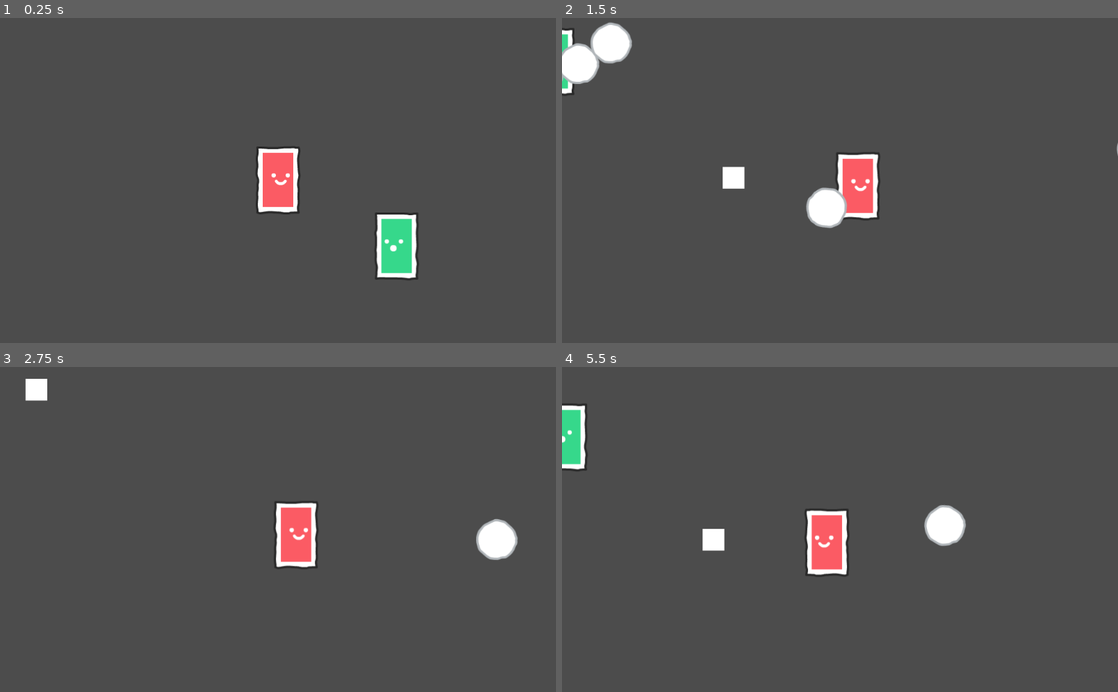
Above: before the commit, frames 1-4 (two rows, left to right).
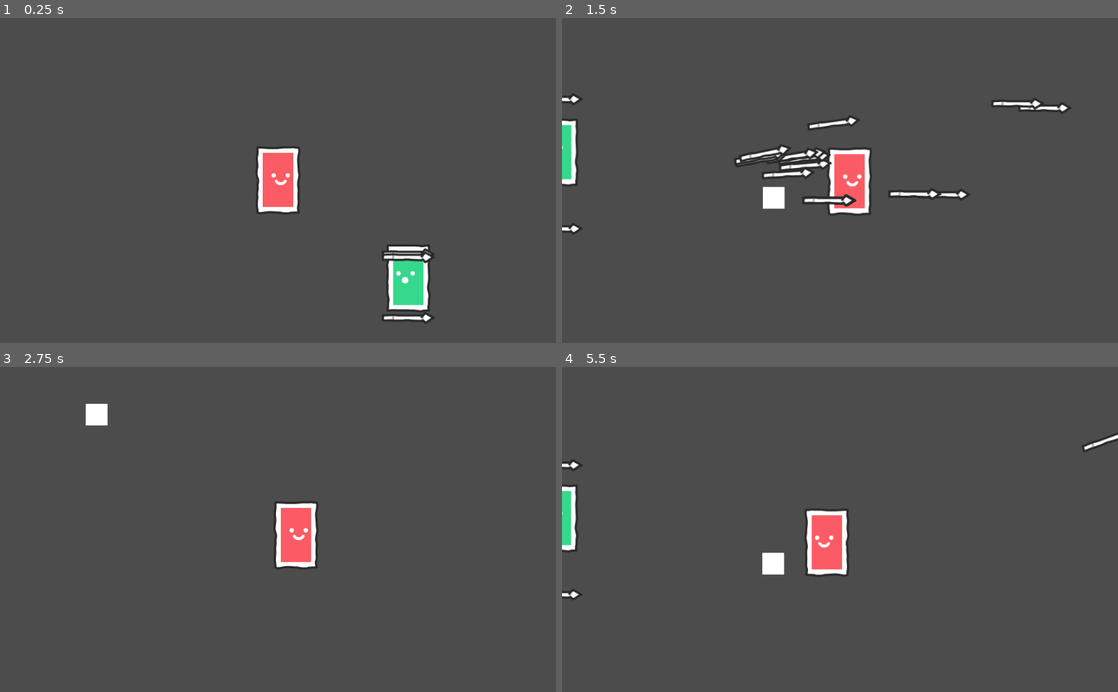
Above: after the commit, the same moments.

Repository: marcelo-souzaf/GTMK-Platypus
Game: Godot game, scene res://Game.tscn
Same seed, same stepped clock (60 frames per second), same inputs: the game is played once before the commit and once after it.
Inputs (mouse positions are in pixels of both pictures, inside the frame that each line leads up to):
- Up to frame 1 (0.25 s): no input
- Up to frame 2 (1.5 s): move the mouse to (962, 164) at 0.52 s; hold D (move_right) 0.53-1.28 s; click (962, 164) at 0.6 s; move the mouse to (728, 196) at 1.27 s; hold S (move_down) from 1.28 s (still down); click (728, 196) at 1.35 s
- Up to frame 3 (2.75 s): move the mouse to (333, 458) at 2.02 s; release S (move_down) at 2.03 s; hold D (move_right) from 2.03 s (still down); click (333, 458) at 2.1 s
- Up to frame 4 (5.5 s): move the mouse to (812, 594) at 2.77 s; release D (move_right) at 2.78 s; hold W (move_up) 2.78-3.53 s; click (812, 594) at 2.85 s; move the mouse to (1006, 578) at 3.52 s; hold A (move_left) 3.53-5.03 s; click (1006, 578) at 3.6 s; move the mouse to (673, 480) at 4.27 s; click (673, 480) at 4.35 s; move the mouse to (867, 529) at 5.02 s; hold S (move_down) from 5.03 s (still down); click (867, 529) at 5.1 s

The runs differ from the first frame. In frame 1, 2.6% of the frame differs, in the area x 67-79%, y 59-95%; in frame 2, 6.5%, in the area x 0-100%, y 1-67%; in frame 3, 1.4%; in frame 4, 2.9%.

Commit message:
add swap bodies feature

Diff:
--- a/scenes/attacks/ArcherAttack.tscn
+++ b/scenes/attacks/ArcherAttack.tscn
@@ -18,4 +18,3 @@
 
 [node name="CollisionShape2D" type="CollisionShape2D" parent="Arrow"]
 shape = SubResource( 1 )
-disabled = true
--- a/scripts/camera.gd
+++ b/scripts/camera.gd
@@ -1,7 +1,7 @@
 extends Camera2D
 
 func _ready():
-	pass
+	Game.cam = self
 
 func _process(delta):
 	position = Game.player.position
--- a/scripts/enemy.gd
+++ b/scripts/enemy.gd
@@ -5,11 +5,6 @@
 
 func _ready():
 	player = Game.player
-
-	set_collision_layer_bit(0, false)
-	set_collision_mask_bit(0, false)
-	set_collision_layer_bit(1, true)
-	set_collision_mask_bit(1, true)
 
 func _process(delta):
 	var player_dist = player.position.distance_to(position)
--- a/scripts/entity.gd
+++ b/scripts/entity.gd
@@ -3,7 +3,7 @@
 
 onready var sprite = $AnimatedSprite
 
-var class_: int = Classes.Mage
+var class_: int = Classes.Archer
 var health: int = 100
 var max_speed: int = 300
 var acceleration: int = 800
@@ -22,7 +22,7 @@
 func take_damage(amount : int = 100):
 	health -= amount
 	if health <= 0:
-		queue_free()
+		Game.transform_into(self)
 
 func on_damage_taken():
 	pass
--- a/scripts/game.gd
+++ b/scripts/game.gd
@@ -3,19 +3,31 @@
 const teleport_particles = preload("res://scenes/TeleportParticles.tscn")
 var player
 var game
+var cam
 
 var paused: bool = false
 
 func spawn_particles(position: Vector2):
-    var particles = teleport_particles.instance()
-    particles.position = position
-    game.add_child(particles)
+	var particles = teleport_particles.instance()
+	particles.position = position
+	game.add_child(particles)
+
+func transform_into(entity : Entity):
+	player.class_ = entity.class_
+
+	var placeholder = player.position
+	player.position = entity.position
+	entity.position = placeholder
+
+	cam.position = entity.position
+
+	entity.queue_free()
 
 func change_player_class(new_class: int, enemy: Entity):
-    game.get_tree().paused = true
-    player.class_ = new_class
-    spawn_particles(player.position)
-    player.position = enemy.position
-    player.sprite.frames = enemy.sprite.frames
-    enemy.queue_free()
-    # yield(game.get_node("Camera2D").move(player.position), "tween_completed")
+	game.get_tree().paused = true
+	player.class_ = new_class
+	spawn_particles(player.position)
+	player.position = enemy.position
+	player.sprite.frames = enemy.sprite.frames
+	enemy.queue_free()
+	# yield(game.get_node("Camera2D").move(player.position), "tween_completed")
